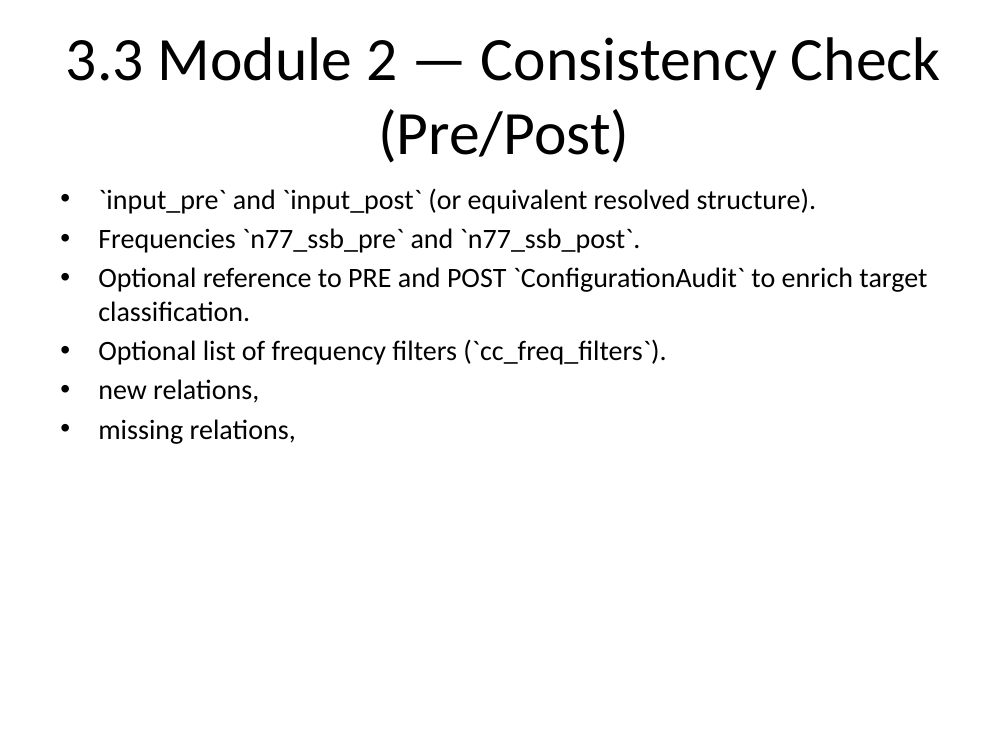
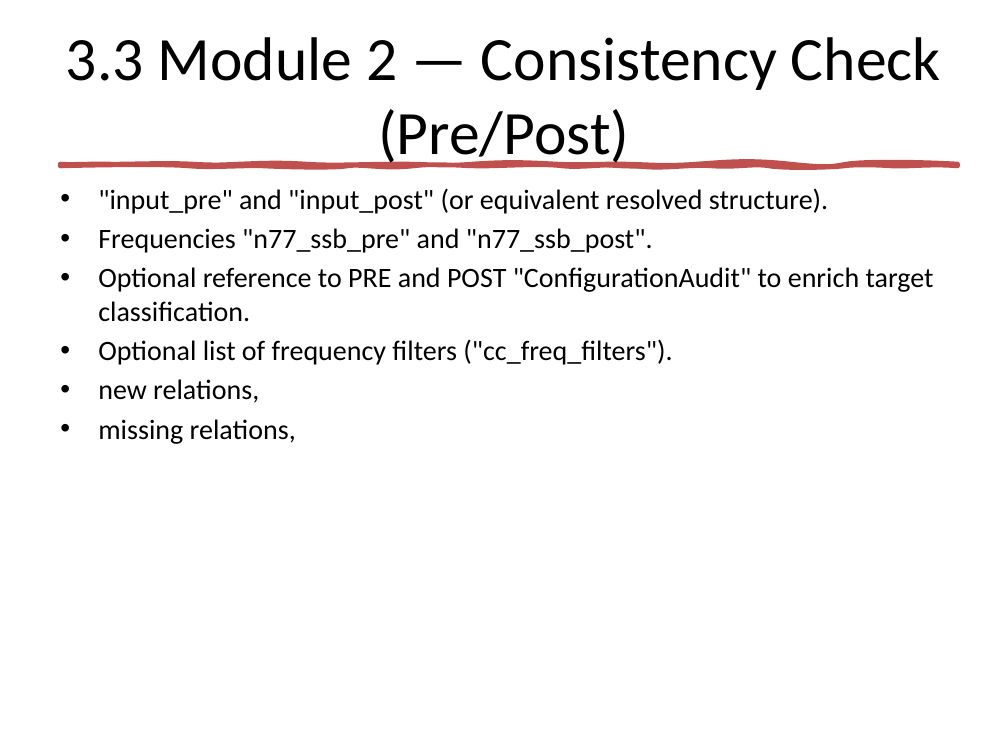
Before and after one commit to jaimetur/SSB_RetuningAutomations, a slide deck: slide 6 of help/SSB-Retuning-Automations-User-Guide-v0.7.1.pptx. Drawn at 1008x756 pixels with LibreOffice and Linux fonts; fonts in the diff are those of the drawing. Boxes give left, top, right and bottom in pixels: in the first picture for what was removed or moved away, otherwise in the second. Text is boxed around its words. In the diff, an @@ line names an element or a change of style, - is before the commit and + after.

```diff
--- a/help/SSB-Retuning-Automations-User-Guide-v0.7.1.pptx
+++ b/help/SSB-Retuning-Automations-User-Guide-v0.7.1.pptx
@@ freeform shape added at (x1=60, y1=164, x2=958, y2=166), fill #C0504D, outline #C0504D 3.25 pt @@
@@ text at (x1=98, y1=188, x2=934, y2=365): text changed @@
-• `input_pre` and `input_post` (or equivalent resolved structure).
-• Frequencies `n77_ssb_pre` and `n77_ssb_post`.
-• Optional reference to PRE and POST `ConfigurationAudit` to enrich target classification.
-• Optional list of frequency filters (`cc_freq_filters`).
+• "input_pre" and "input_post" (or equivalent resolved structure).
+• Frequencies "n77_ssb_pre" and "n77_ssb_post".
+• Optional reference to PRE and POST "ConfigurationAudit" to enrich target classification.
+• Optional list of frequency filters ("cc_freq_filters").
```
Also in this commit, not shown: 6 other slides changed, 4 other files.
